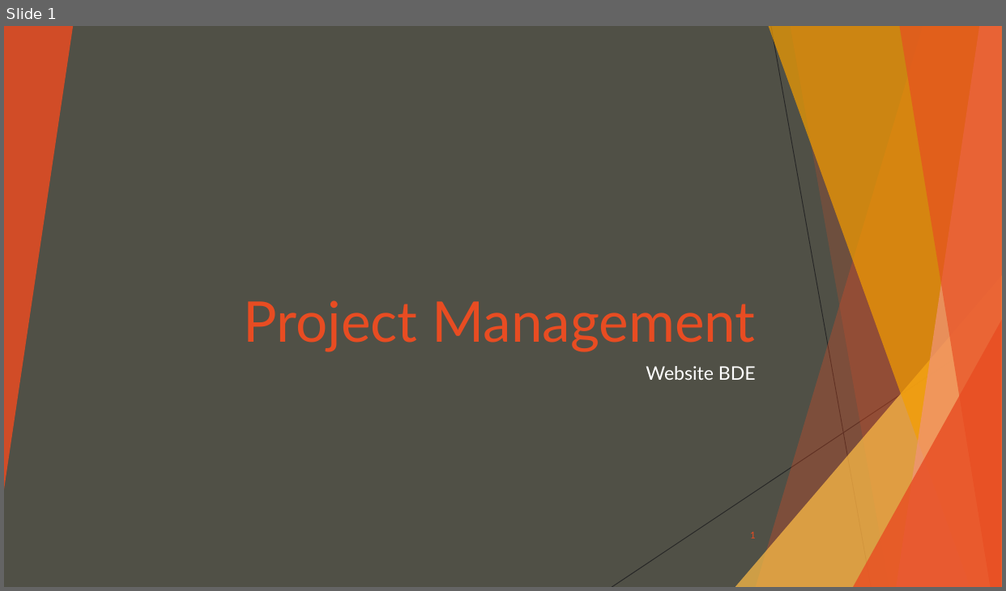
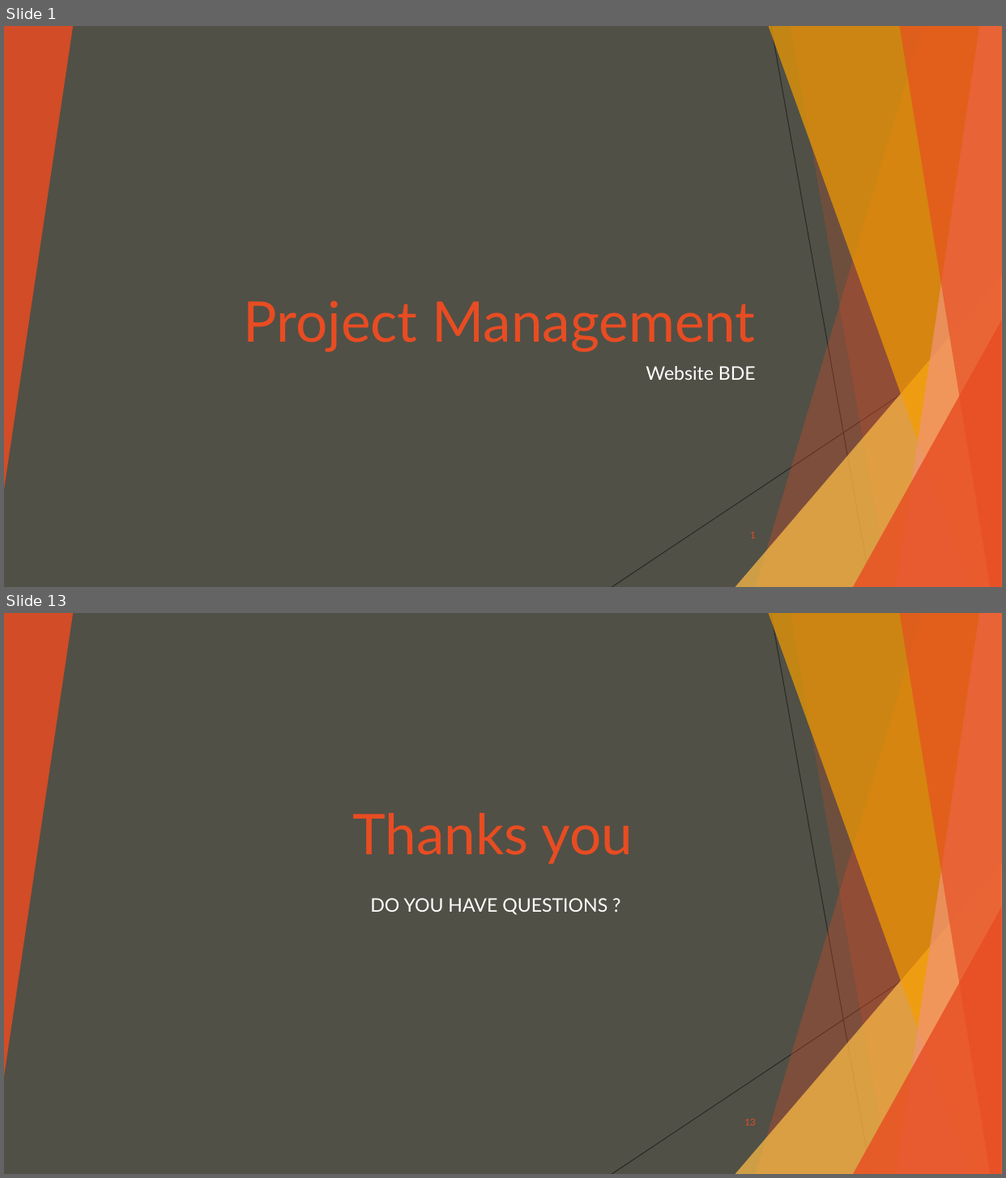
Before and after one commit to Happocalypse/ProjetSiteWebBDE, a slide deck: Project Management.pptx. Shown one above the other, each under a label of ours: slide 1 before the commit, slides 1 and 13 after it; the slides between them are not shown. The pictures are 1006x591 and 1006x1178 pixels, drawn with LibreOffice and Linux fonts; fonts in the diff are those of the drawing. Boxes give left, top, right and bottom in pixels: in the first picture for what was removed or moved away, otherwise in the second. Text is boxed around its words. In the diff, an @@ line names an element or a change of style, - is before the commit and + after.

```diff
--- a/Project Management.pptx
+++ b/Project Management.pptx
@@ slide 13 added at bbox=[4, 613, 1002, 1174], background #505046; not listed: 10 template elements that a slide beside it also shows @@
@@ title added at bbox=[352, 813, 633, 864], 54 pt, text #E84C22 @@
+Thanks you
@@ subtitle added at bbox=[370, 898, 607, 915], 18 pt, text #FFFFFF @@
+DO YOU HAVE QUESTIONS ?
@@ page number added at bbox=[744, 1118, 755, 1126], 9 pt, text #E84C22 @@
+13
```
Also in this commit, not shown: 1 slide changed, 10 other slides added, 13 slides removed, 1 other file.
